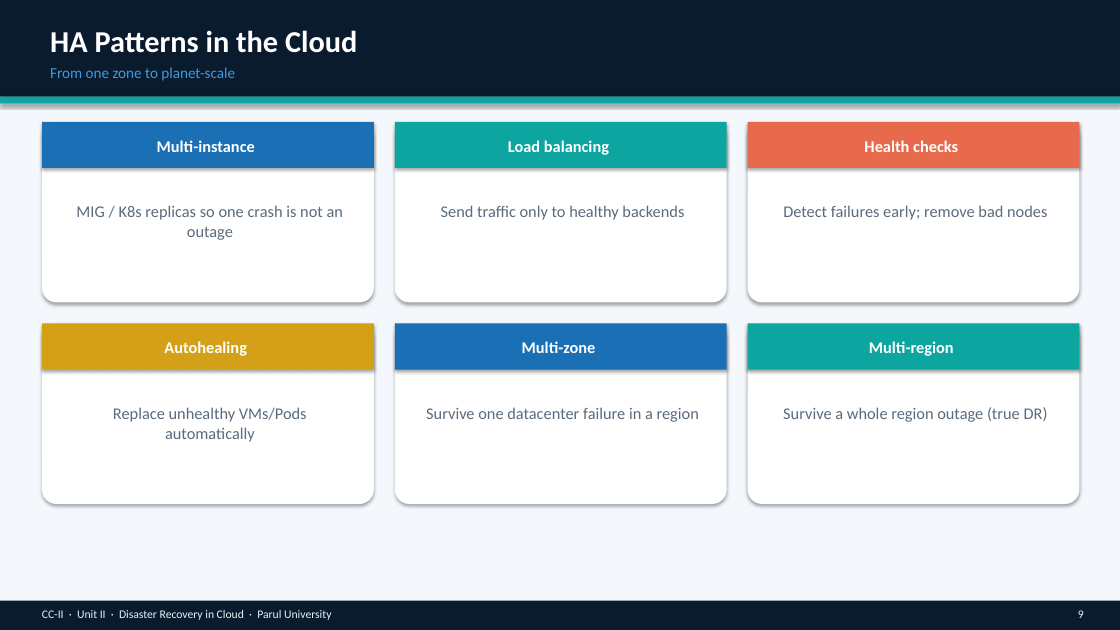
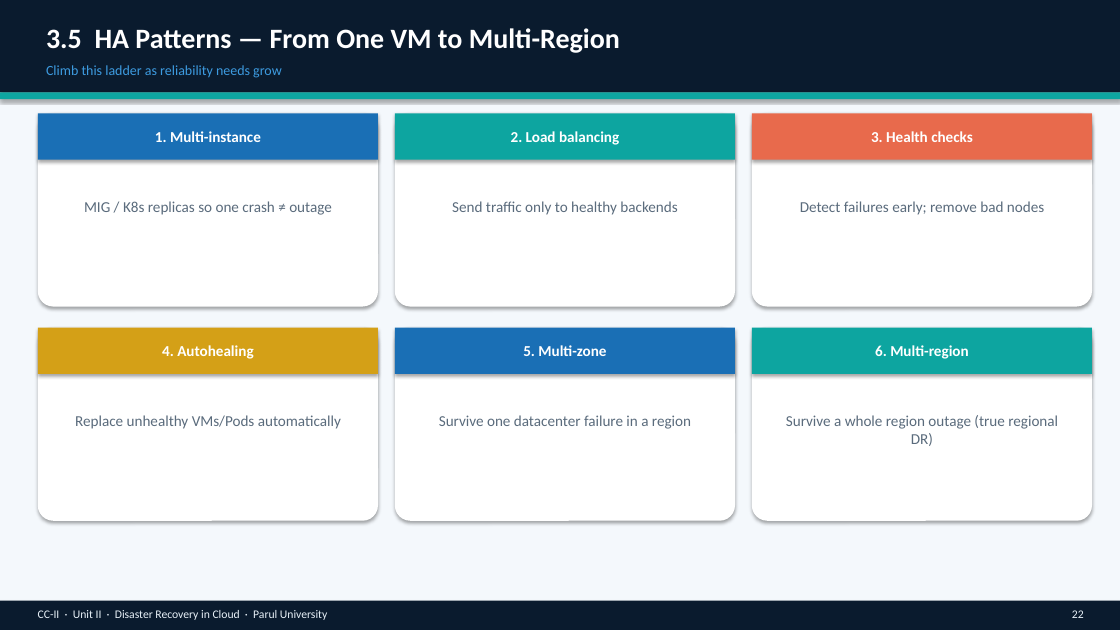
Before and after one commit to professorbhakta/cloud-II, a slide deck: slide 22 of ppt/CC-II-Unit-II-Disaster-Recovery-in-Cloud.pptx (slide 9 before the commit). Drawn at 1120x630 pixels with LibreOffice and Linux fonts; fonts in the diff are those of the drawing. Boxes give left, top, right and bottom in pixels: in the first picture for what was removed or moved away, otherwise in the second. Text is boxed around its words. In the diff, an @@ line names an element or a change of style, - is before the commit and + after.

```diff
--- a/ppt/CC-II-Unit-II-Disaster-Recovery-in-Cloud.pptx
+++ b/ppt/CC-II-Unit-II-Disaster-Recovery-in-Cloud.pptx
@@ rectangle: place and size @@
-rectangle at box(0, 0, 1120, 97)
+rectangle at box(0, 0, 1120, 92)
@@ text at box(46, 28, 620, 53): text changed; size 26 to 24 pt @@
-HA Patterns in the Cloud
+3.5 HA Patterns — From One VM to Multi-Region
@@ text at box(46, 65, 282, 78): text changed; size 13 to 12 pt @@
-From one zone to planet-scale
+Climb this ladder as reliability needs grow
@@ rectangle: place and size @@
-rectangle at box(0, 97, 1120, 103)
+rectangle at box(0, 92, 1120, 99)
@@ rounded rectangle: place and size @@
-rounded rectangle at box(42, 122, 374, 302)
+rounded rectangle at box(38, 113, 378, 307)
@@ rectangle: place and size @@
-rectangle at box(42, 122, 374, 168)
+rectangle at box(38, 113, 378, 160)
@@ rounded rectangle: place and size @@
-rounded rectangle at box(395, 122, 727, 302)
+rounded rectangle at box(395, 113, 735, 307)
@@ rectangle: place and size @@
-rectangle at box(395, 122, 727, 168)
+rectangle at box(395, 113, 735, 160)
@@ rounded rectangle: place and size @@
-rounded rectangle at box(748, 122, 1080, 302)
+rounded rectangle at box(752, 113, 1092, 307)
@@ rectangle: place and size @@
-rectangle at box(748, 122, 1080, 168)
+rectangle at box(752, 113, 1092, 160)
@@ text at box(155, 131, 261, 142): text changed; size 14 to 13 pt @@
-Multi-instance
+1. Multi-instance
@@ text at box(511, 131, 619, 145): text changed; size 14 to 13 pt @@
-Load balancing
+2. Load balancing
@@ text at box(871, 131, 973, 142): text changed; size 14 to 13 pt @@
-Health checks
+3. Health checks
@@ text at box(84, 201, 332, 215): text changed; size 14 to 13 pt @@
-MIG / K8s replicas so one crash is not an outage
+MIG / K8s replicas so one crash ≠ outage
@@ rectangle: place and size @@
-rectangle at box(42, 323, 374, 370)
+rectangle at box(38, 328, 378, 374)
@@ rounded rectangle: place and size @@
-rounded rectangle at box(42, 323, 374, 504)
+rounded rectangle at box(38, 328, 378, 521)
@@ rectangle: place and size @@
-rectangle at box(395, 323, 727, 370)
+rectangle at box(395, 328, 735, 374)
@@ rounded rectangle: place and size @@
-rounded rectangle at box(395, 323, 727, 504)
+rounded rectangle at box(395, 328, 735, 521)
@@ rectangle: place and size @@
-rectangle at box(748, 323, 1080, 370)
+rectangle at box(752, 328, 1092, 374)
@@ rounded rectangle: place and size @@
-rounded rectangle at box(748, 323, 1080, 504)
+rounded rectangle at box(752, 328, 1092, 521)
@@ text at box(162, 345, 253, 359): text changed; size 14 to 13 pt @@
-Autohealing
+4. Autohealing
@@ text at box(523, 345, 606, 356): text changed; size 14 to 13 pt @@
-Multi-zone
+5. Multi-zone
@@ text at box(875, 345, 969, 359): text changed; size 14 to 13 pt @@
-Multi-region
+6. Multi-region
@@ text "Replace unhealthy VMs/Pods automatically": place and size @@
-text "Replace unhealthy VMs/Pods automatically" at box(113, 407, 307, 442)
+text "Replace unhealthy VMs/Pods automatically" at box(75, 415, 341, 429)
@@ size 14 to 13 pt; less space between paragraphs in 4 elements at box(452, 201, 677, 215), box(800, 201, 1044, 215), box(75, 415, 341, 429), box(439, 415, 691, 429) @@
@@ text "Survive one datacenter failure in ...": place and size @@
-text "Survive one datacenter failure in ..." at box(426, 407, 699, 422)
+text "Survive one datacenter failure in ..." at box(439, 415, 691, 429)
@@ text at box(786, 415, 1058, 446): text changed; size 14 to 13 pt @@
-Survive a whole region outage (true DR)
+Survive a whole region outage (true regional DR)
@@ text "CC-II · Unit II · ..." at box(38, 610, 327, 620): less space between paragraphs @@
@@ text at box(1072, 610, 1084, 618): text changed @@
-9
+22
```
Also in this commit, not shown: 18 other slides changed, 39 slides added, 9 slides removed, 2 other files.
